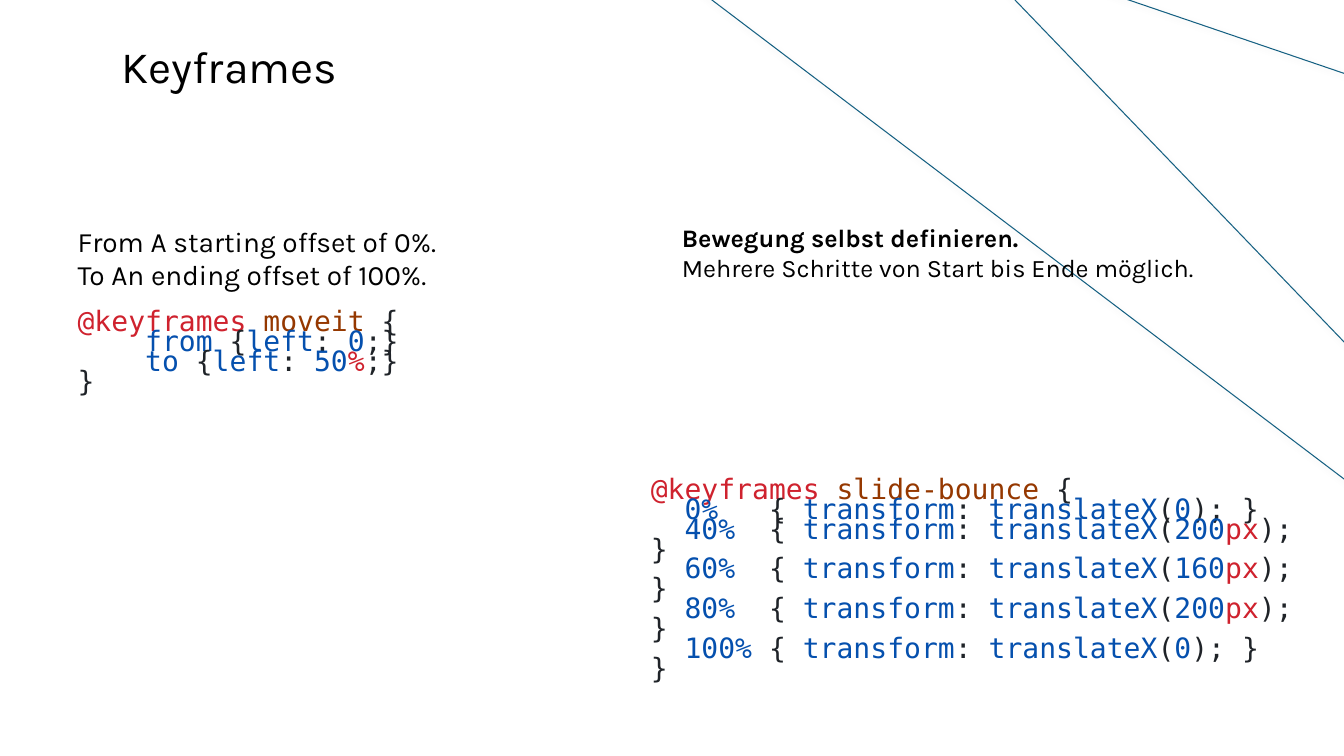
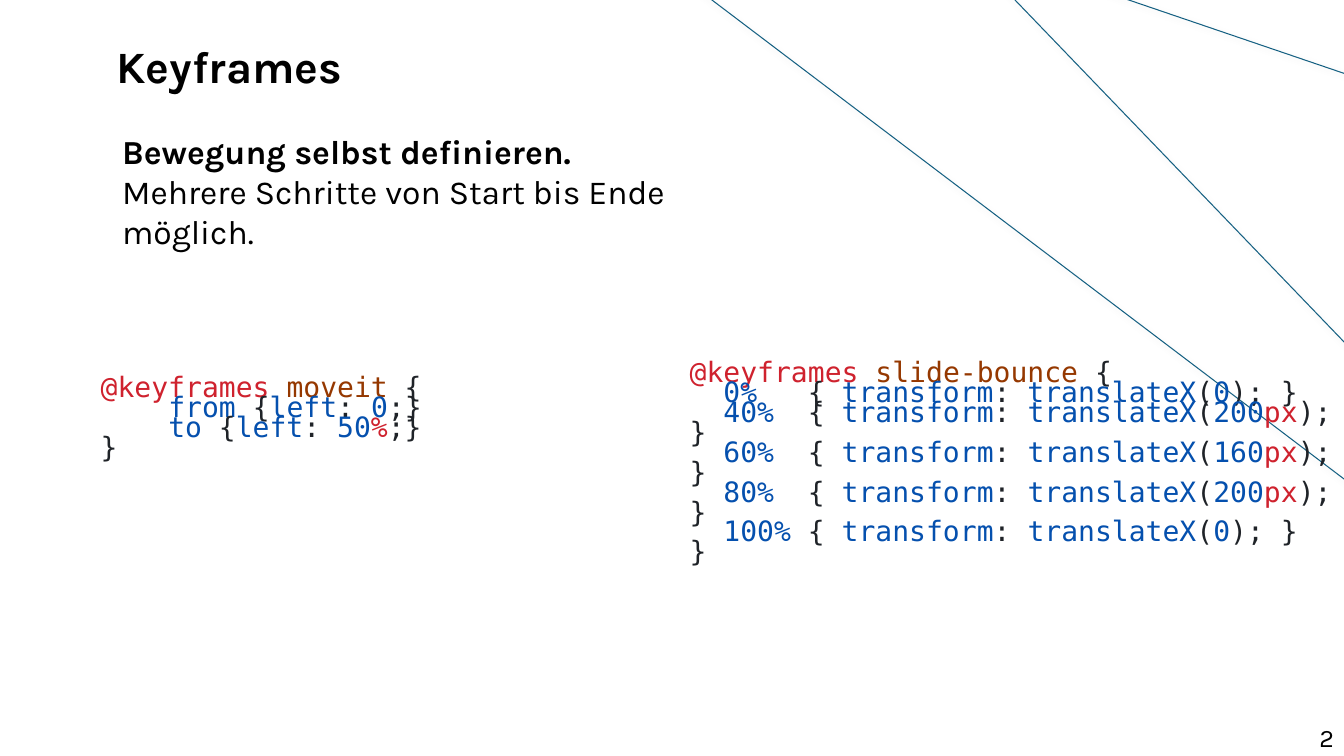
Before and after one commit to wannas234/CSS-Animationen-und-Transitionen, a slide deck: slide 3 of Präsentation-CSS-T&A.pptx. Drawn at 1344x756 pixels with LibreOffice and Linux fonts; fonts in the diff are those of the drawing; background and template pictures are left out. Boxes give left, top, right and bottom in pixels: in the first picture for what was removed or moved away, otherwise in the second. Text is boxed around its words. In the diff, an @@ line names an element or a change of style, - is before the commit and + after.

```diff
--- a/Präsentation-CSS-T&A.pptx
+++ b/Präsentation-CSS-T&A.pptx
@@ title "Keyframes" at <box>117,52,343,94</box>: bold on @@
@@ text "Bewegung selbst definieren. Mehrere Schritte ...": place and size @@
-text "Bewegung selbst definieren. Mehrere Schritte ..." at <box>682,225,1194,284</box>
+text "Bewegung selbst definieren. Mehrere Schritte ..." at <box>122,140,664,205</box>
@@ text "Bewegung selbst definieren. Mehrere Schritte ..." at <box>122,140,664,205</box>: size 18 to 24 pt @@
@@ text removed at <box>78,232,436,292</box> @@
-From A starting offset of 0%.
-To An ending offset of 100%.
@@ text "@keyframes moveit {": place and size @@
-text "@keyframes moveit {" at <box>78,309,399,376</box>
+text "@keyframes moveit {" at <box>101,375,422,442</box>
@@ text "@keyframes slide-bounce {": place and size @@
-text "@keyframes slide-bounce {" at <box>651,477,1293,662</box>
+text "@keyframes slide-bounce {" at <box>690,360,1332,545</box>
@@ text added at <box>1319,731,1334,747</box>, 18 pt, text #000000 @@
+2
```
Also in this commit, not shown: 3 other slides changed, 1 slide added, 10 other files.
